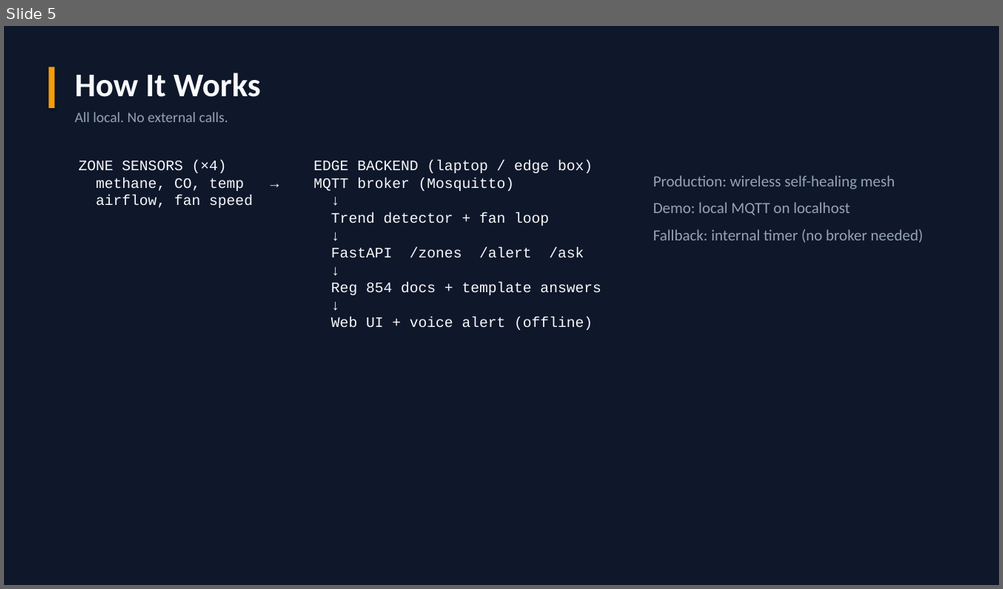
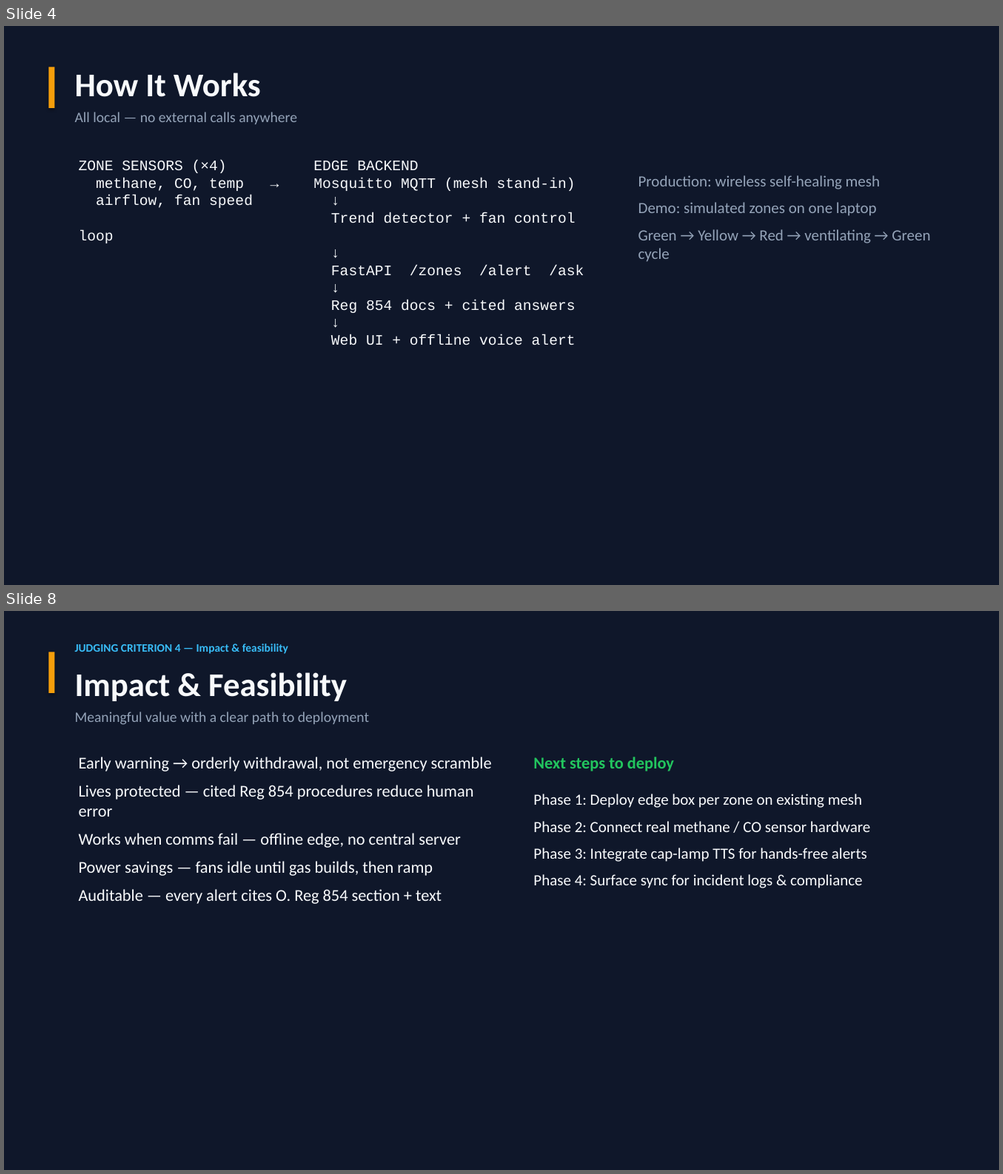
Before and after one commit to RavalDH/Cursor_Hack, a slide deck: presentation/MineGuard_Edge_Hackathon.pptx. Shown one above the other, each under a label of ours: slide 5 before the commit, slides 4 and 8 after it; the slides between them are not shown. The pictures are 1003x589 and 1003x1174 pixels, drawn with LibreOffice and Linux fonts; fonts in the diff are those of the drawing. Boxes give left, top, right and bottom in pixels: in the first picture for what was removed or moved away, otherwise in the second. Text is boxed around its words. In the diff, an @@ line names an element or a change of style, - is before the commit and + after.

```diff
--- a/presentation/MineGuard_Edge_Hackathon.pptx
+++ b/presentation/MineGuard_Edge_Hackathon.pptx
@@ slide 8 added at [4, 611, 999, 1170], background #0F172A @@
@@ rectangle added at [48, 652, 55, 693], fill #F59E0B @@
@@ text added at [75, 644, 288, 654], 11 pt, text #38BDF8, bold @@
+JUDGING CRITERION 4 — Impact & feasibility
@@ text added at [75, 672, 347, 701], 32 pt, text #F8FAFC, bold @@
+Impact & Feasibility
@@ text added at [75, 712, 369, 725], 14 pt, text #94A3B8 @@
+Meaningful value with a clear path to deployment
@@ text added at [79, 757, 492, 904], 16 pt, text #F8FAFC @@
+Early warning → orderly withdrawal, not emergency scramble
+Lives protected — cited Reg 854 procedures reduce human error
+Works when comms fail — offline edge, no central server
+Power savings — fans idle until gas builds, then ramp
+Auditable — every alert cites O. Reg 854 section + text
@@ text added at [533, 757, 674, 772], 16 pt, text #22C55E, bold @@
+Next steps to deploy
@@ text added at [533, 794, 870, 889], 15 pt, text #F8FAFC @@
+Phase 1: Deploy edge box per zone on existing mesh
+Phase 2: Connect real methane / CO sensor hardware
+Phase 3: Integrate cap-lamp TTS for hands-free alerts
+Phase 4: Surface sync for incident logs & compliance
@@ what was slide 5 is now slide 4 @@
@@ slide 4 changed as well @@
@@ text at [75, 112, 297, 124]: text changed @@
-All local. No external calls.
+All local — no external calls anywhere
@@ text at [79, 161, 583, 346]: text changed @@
-ZONE SENSORS (×4) EDGE BACKEND (laptop / edge box)
-methane, CO, temp → MQTT broker (Mosquitto)
-airflow, fan speed ↓
-Trend detector + fan loop
-↓
-FastAPI /zones /alert /ask
-↓
-Reg 854 docs + template answers
-↓
-Web UI + voice alert (offline)
+ZONE SENSORS (×4) EDGE BACKEND
+methane, CO, temp → Mosquitto MQTT (mesh stand-in)
+airflow, fan speed ↓
+Trend detector + fan control loop
+↓
+FastAPI /zones /alert /ask
+↓
+Reg 854 docs + cited answers
+↓
+Web UI + offline voice alert
@@ text "Production: wireless self-healing mesh": place and size @@
-text "Production: wireless self-healing mesh" at [653, 175, 923, 243]
+text "Production: wireless self-healing mesh" at [638, 175, 930, 262]
@@ text at [638, 202, 930, 262]: text changed @@
-Demo: local MQTT on localhost
-Fallback: internal timer (no broker needed)
+Demo: simulated zones on one laptop
+Green → Yellow → Red → ventilating → Green cycle
```
Also in this commit, not shown: 5 other slides changed, 6 other slides added, 8 slides removed, 1 other file.
